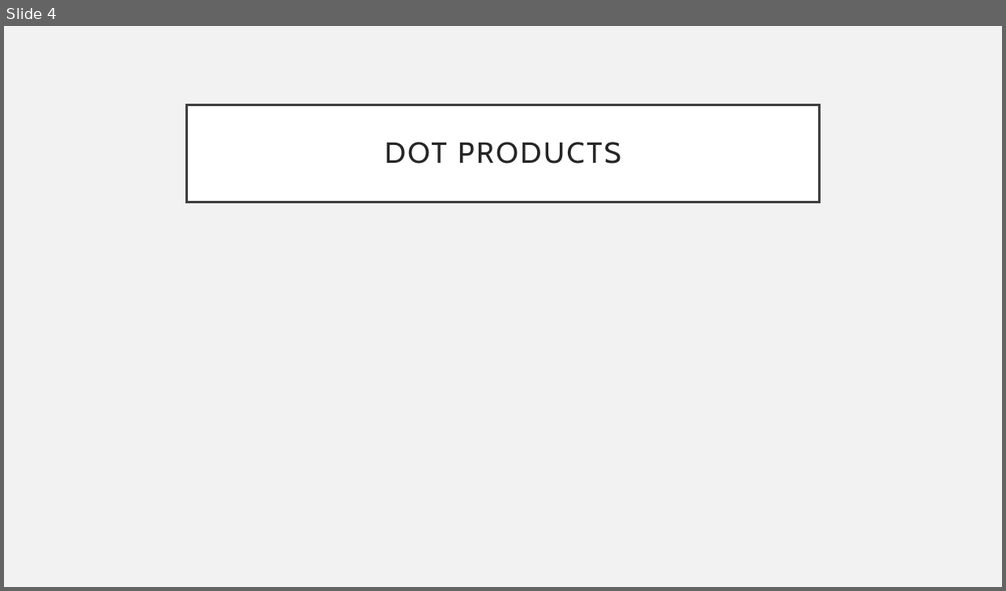
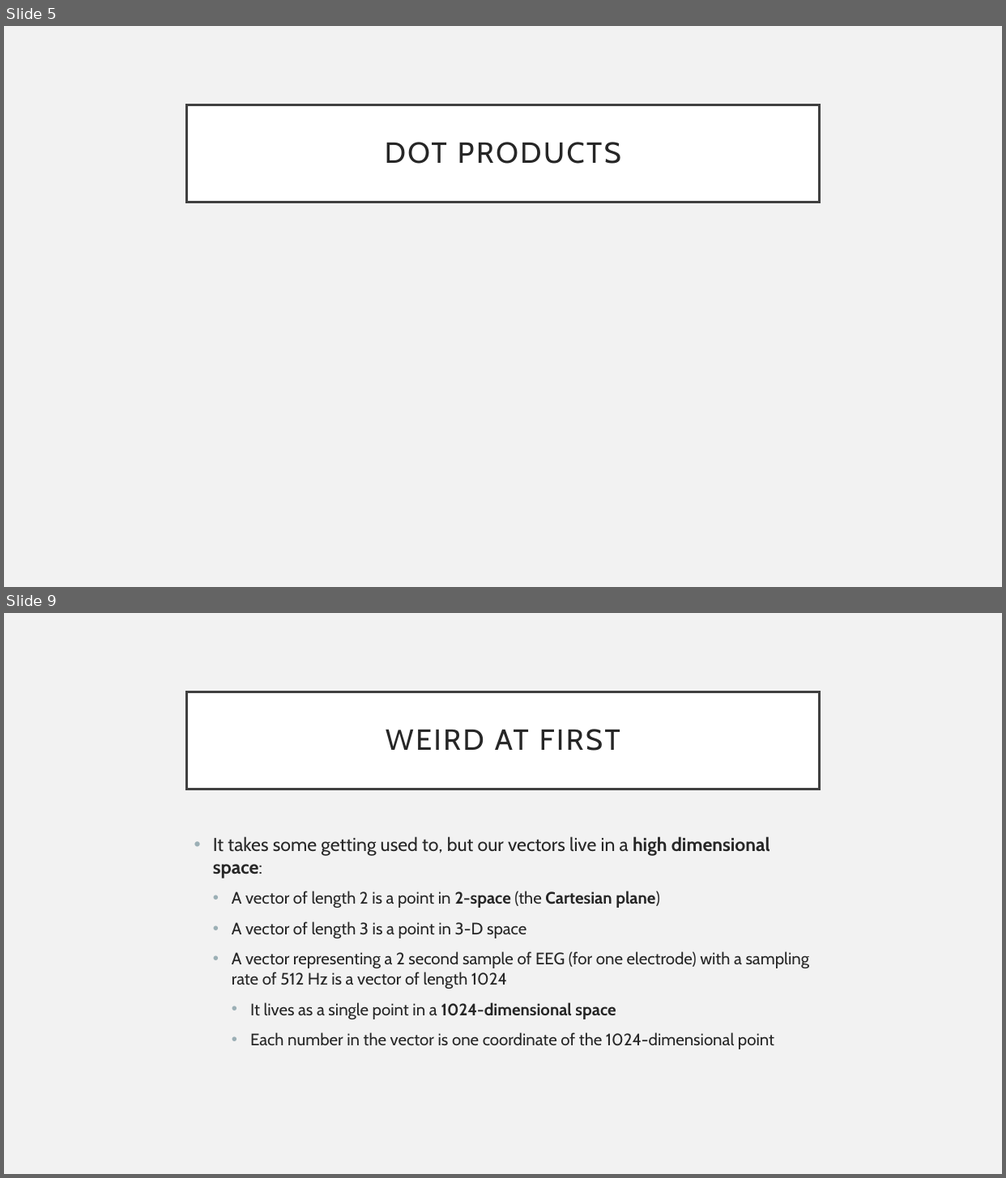
Before and after one commit to mdtdev/Signal-Processing-Demos, a slide deck: chap_10_11.pptx. Shown one above the other, each under a label of ours: slide 4 before the commit, slides 5 and 9 after it; the slides between them are not shown. The pictures are 1006x591 and 1006x1178 pixels, drawn with LibreOffice and Linux fonts; fonts in the diff are those of the drawing; grey boxes stand for pictures. Boxes give left, top, right and bottom in pixels: in the first picture for what was removed or moved away, otherwise in the second. Text is boxed around its words. In the diff, an @@ line names an element or a change of style, - is before the commit and + after.

```diff
--- a/chap_10_11.pptx
+++ b/chap_10_11.pptx
@@ slide 9 added at [4, 613, 1002, 1174], background #F2F2F2 @@
@@ title added at [187, 692, 819, 789], fill #FFFFFF, outline #404040 2.5 pt, 28 pt, text #262626 @@
+WEIRD AT FIRST
@@ text added at [213, 837, 809, 1050], 16 pt, text #262626 @@
+• It takes some getting used to, but our vectors live in a high dimensional space:
+  • A vector of length 2 is a point in 2-space (the Cartesian plane)
+  • A vector of length 3 is a point in 3-D space
+  • A vector representing a 2 second sample of EEG (for one electrode) with a sampling rate of 512 Hz is a vector of length 1024
+    • It lives as a single point in a 1024-dimensional space
+    • Each number in the vector is one coordinate of the 1024-dimensional point
@@ what was slide 4 is now slide 5 @@
```
Also in this commit, not shown: 9 other slides added.
